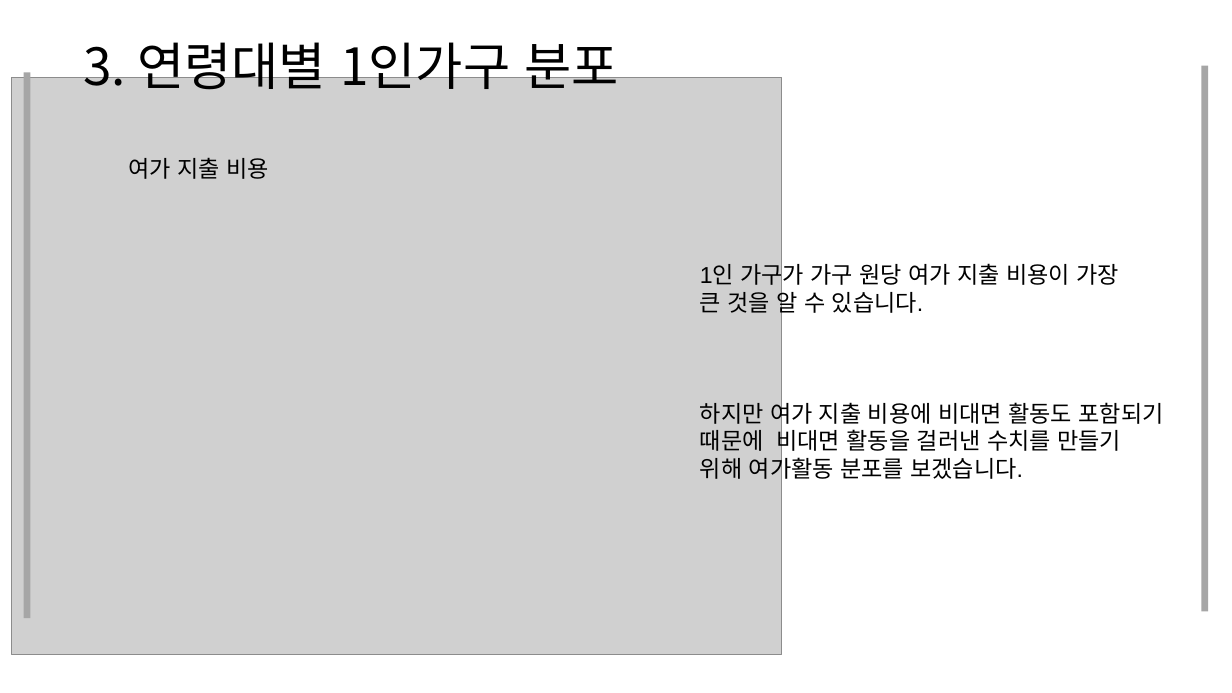
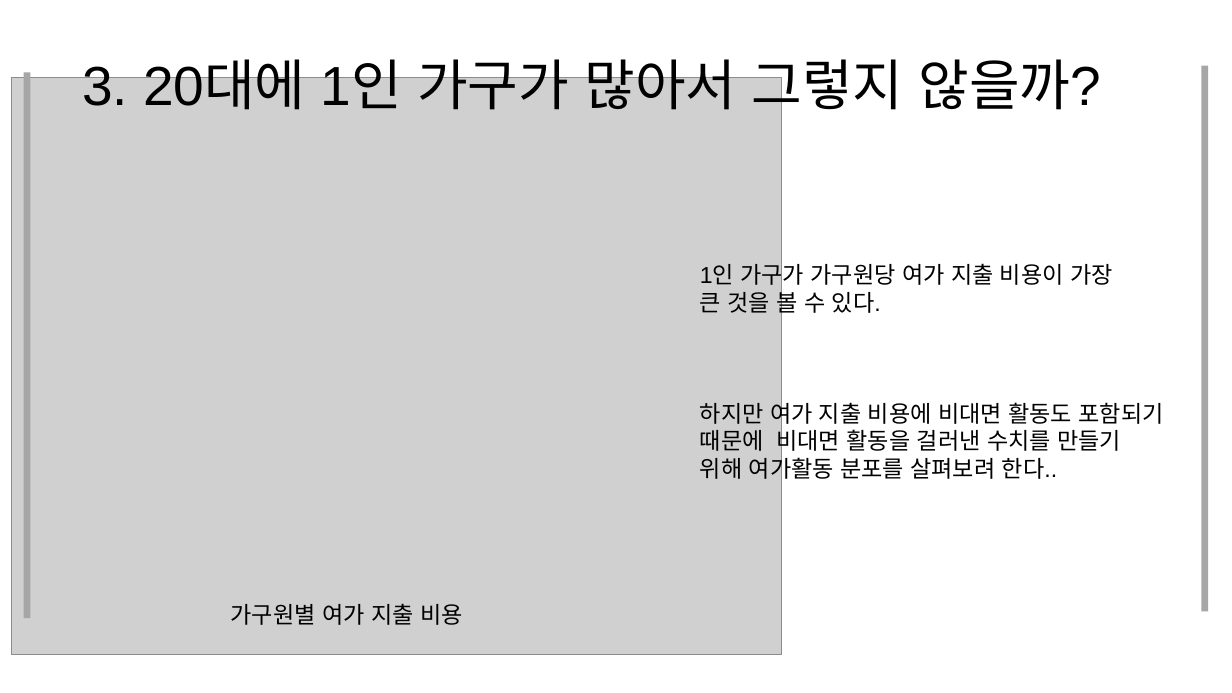
Before and after one commit to JooEHyeon/CORONA19_data_analysis, a slide deck: slide 24 of 최종합본.pptx (slide 23 before the commit). Drawn at 1232x693 pixels with LibreOffice and Linux fonts; fonts in the diff are those of the drawing; grey boxes stand for pictures. Boxes give left, top, right and bottom in pixels: in the first picture for what was removed or moved away, otherwise in the second. Text is boxed around its words. In the diff, an @@ line names an element or a change of style, - is before the commit and + after.

```diff
--- a/최종합본.pptx
+++ b/최종합본.pptx
@@ text added at (82, 50, 1102, 120), 42.9 pt, text #000000 @@
+3. 20대에 1인 가구가 많아서 그렇지 않을까?
@@ text removed at (83, 33, 619, 98) @@
-3. 연령대별 1인가구 분포
@@ text at (700, 260, 1164, 483): text changed @@
-1인 가구가 가구 원당 여가 지출 비용이 가장
-큰 것을 알 수 있습니다.
-하지만 여가 지출 비용에 비대면 활동도 포함되기 때문에 비대면 활동을 걸러낸 수치를 만들기 위해 여가활동 분포를 보겠습니다.
+1인 가구가 가구원당 여가 지출 비용이 가장
+큰 것을 볼 수 있다.
+하지만 여가 지출 비용에 비대면 활동도 포함되기 때문에 비대면 활동을 걸러낸 수치를 만들기 위해 여가활동 분포를 살펴보려 한다..
@@ text at (231, 603, 463, 625): text changed @@
-여가 지출 비용
+가구원별 여가 지출 비용
```
Also in this commit, not shown: 21 other slides changed, 4 slides added, 2 slides removed.
